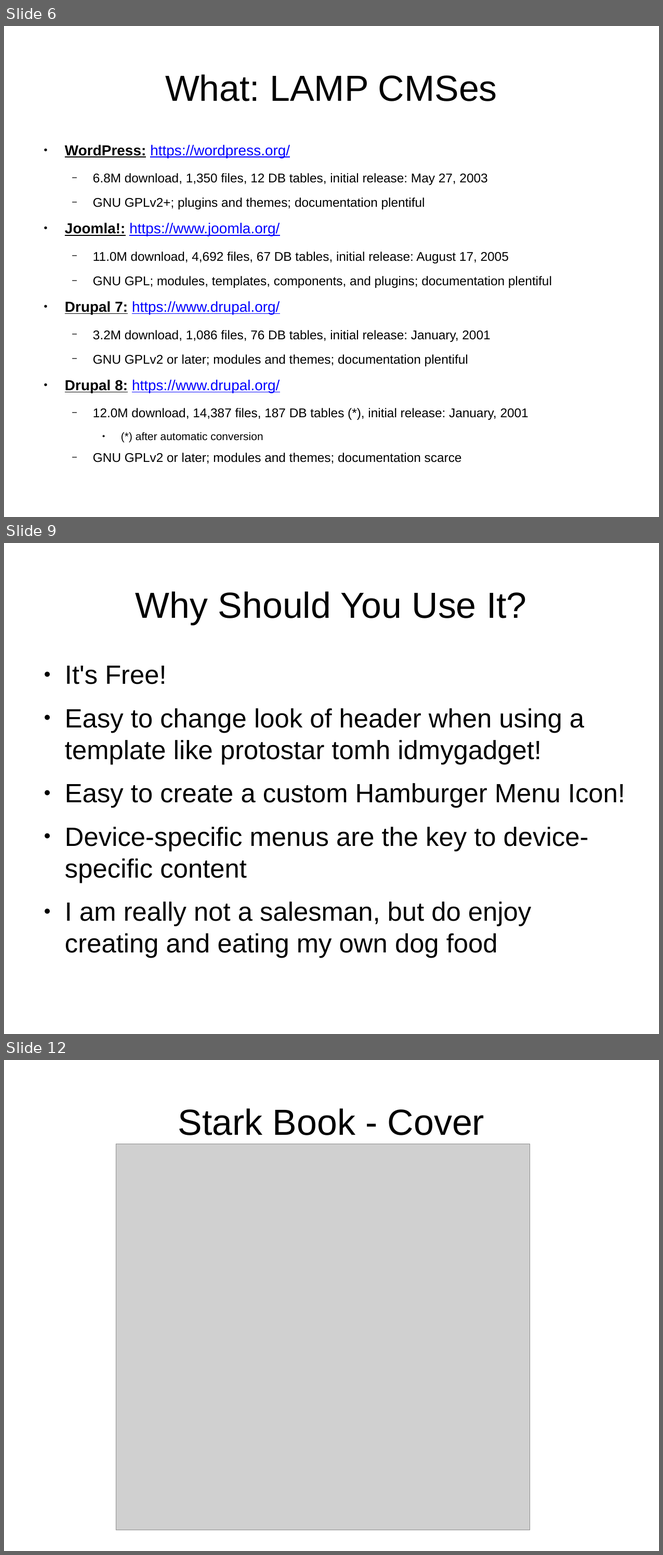
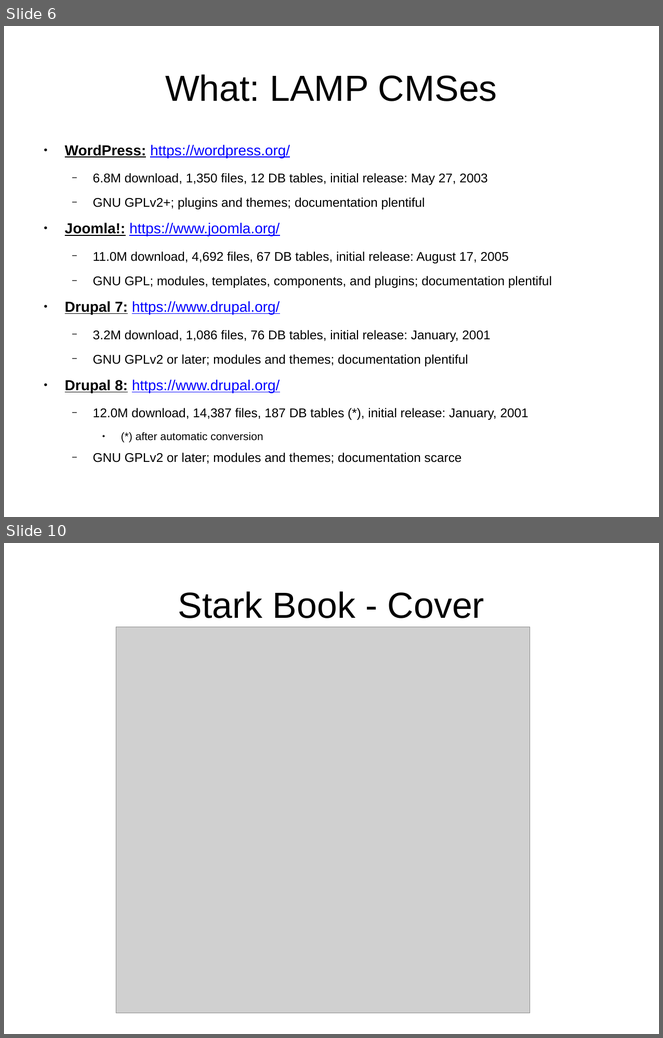
Before and after one commit to tomwhartung/jmws_accoutrements, a slide deck: presentations/2016_04-AWD_in_PHP_CMSes/AWD_in_PHP_CMSes-slides.odp. Shown one above the other, each under a label of ours: slides 6, 9 and 12 before the commit, slides 6 and 10 after it; the slides between them are not shown. The pictures are 663x1555 and 663x1038 pixels, drawn with LibreOffice and Linux fonts; fonts in the diff are those of the drawing; grey boxes stand for pictures. Boxes give left, top, right and bottom in pixels: in the first picture for what was removed or moved away, otherwise in the second. Text is boxed around its words. In the diff, an @@ line names an element or a change of style, - is before the commit and + after.

Commit message:
Thinking the "Why"s are mostly if not completely done, now for the "How"s or "When"s....

```diff
--- a/presentations/2016_04-AWD_in_PHP_CMSes/AWD_in_PHP_CMSes-slides.odp
+++ b/presentations/2016_04-AWD_in_PHP_CMSes/AWD_in_PHP_CMSes-slides.odp
@@ slide 9 removed at (4, 543, 659, 1034), background #FFFFFF @@
@@ title removed at (136, 591, 527, 625) @@
-Why Should You Use It?
@@ text removed at (65, 666, 625, 953) @@
-● It's Free!
-● Easy to change look of header when using a template like protostar tomh idmygadget!
-● Easy to create a custom Hamburger Menu Icon!
-● Device-specific menus are the key to device-specific content
-● I am really not a salesman, but do enjoy creating and eating my own dog food
@@ what was slide 12 is now slide 10 @@
```
Also in this commit, not shown: 2 slides changed, 1 slide added, 2 other slides removed.
